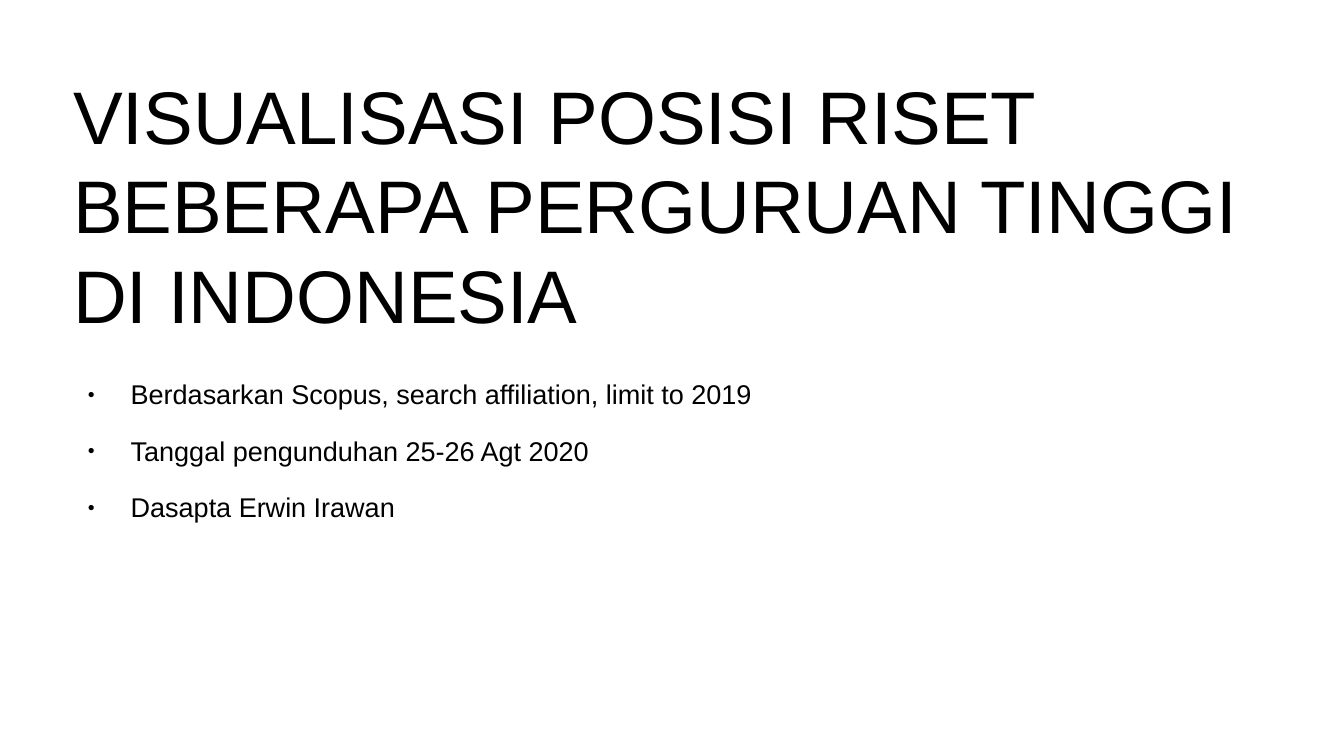
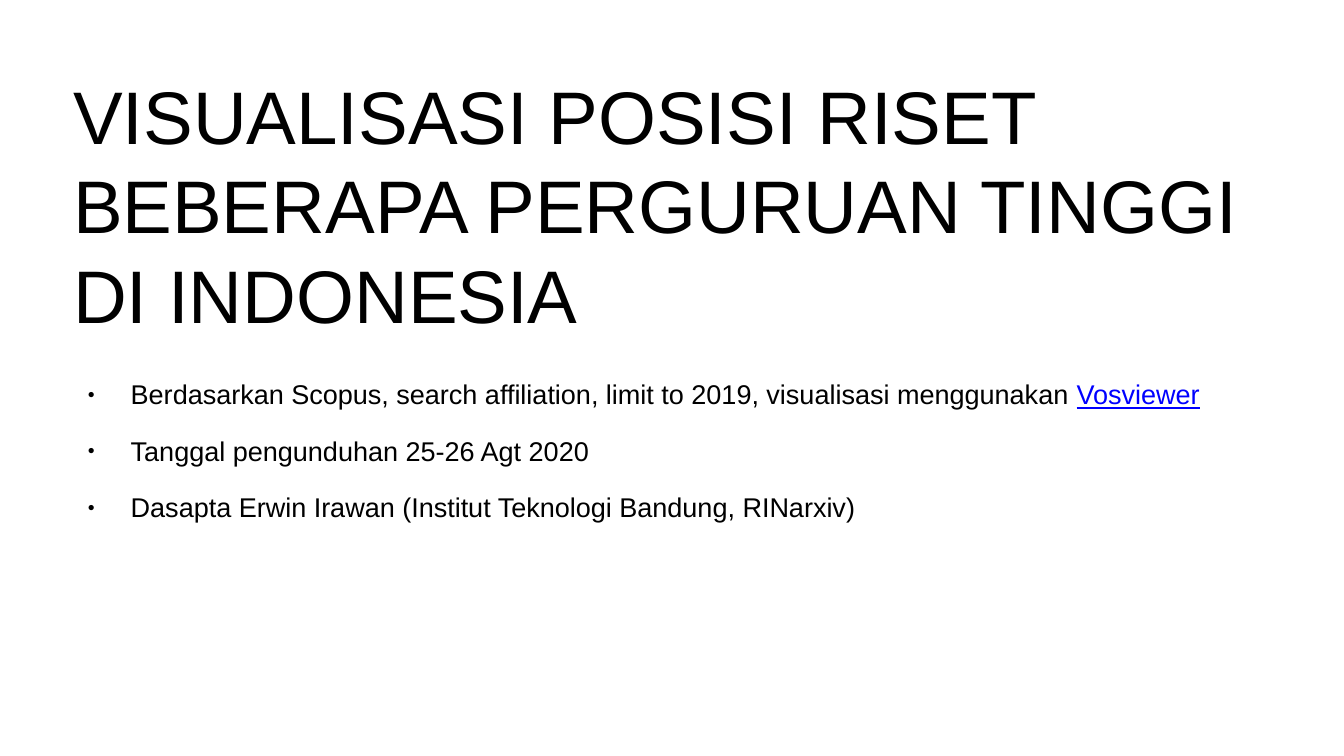
Before and after one commit to dasaptaerwin/pemeringkatanpt2020, a slide deck: slide 1 of REKAPITULASI/PPT-VOS-MAP-TEXT.pptx. Drawn at 1344x756 pixels with LibreOffice and Linux fonts; fonts in the diff are those of the drawing. Boxes give left, top, right and bottom in pixels: in the first picture for what was removed or moved away, otherwise in the second. Text is boxed around its words. In the diff, an @@ line names an element or a change of style, - is before the commit and + after.

```diff
--- a/REKAPITULASI/PPT-VOS-MAP-TEXT.pptx
+++ b/REKAPITULASI/PPT-VOS-MAP-TEXT.pptx
@@ text at box(131, 384, 1200, 409): text changed @@
-● Berdasarkan Scopus, search affiliation, limit to 2019
+● Berdasarkan Scopus, search affiliation, limit to 2019, visualisasi menggunakan Vosviewer
@@ text at box(131, 497, 856, 522): text changed @@
-● Dasapta Erwin Irawan
+● Dasapta Erwin Irawan (Institut Teknologi Bandung, RINarxiv)
```
